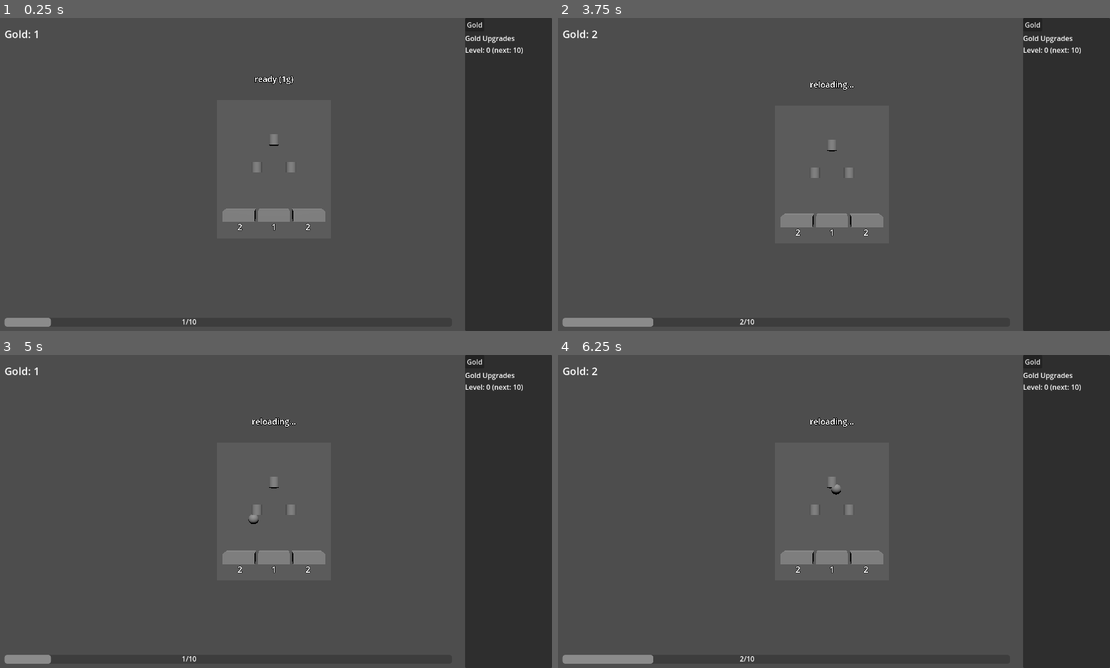
Above: before the commit, frames 1-4 (two rows, left to right).
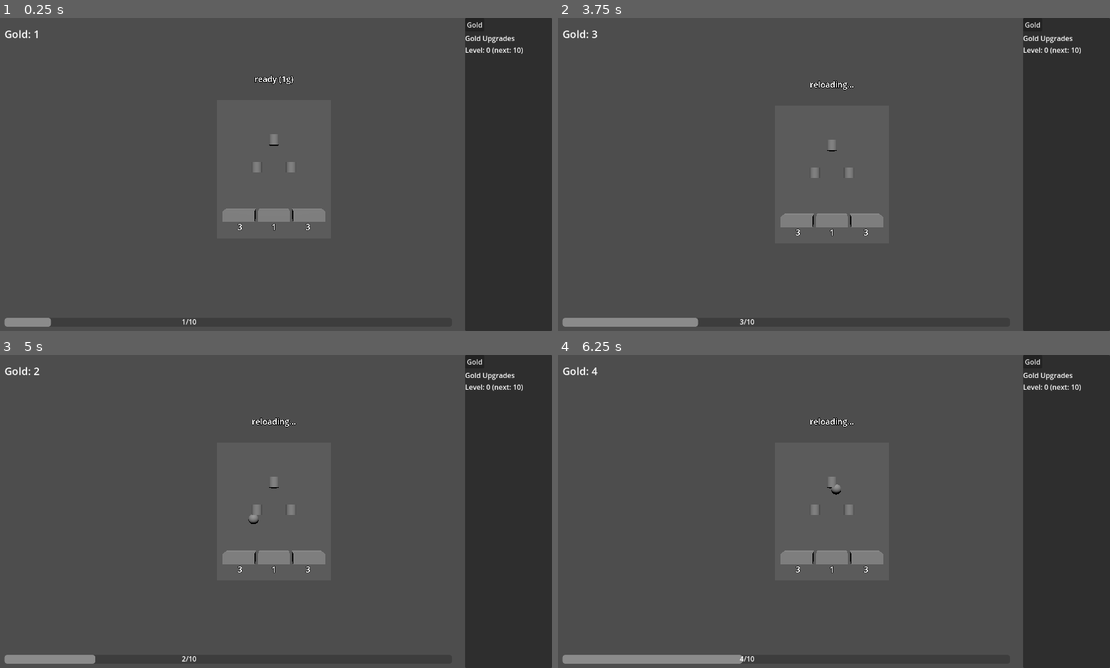
Above: after the commit, the same moments.

Repository: kjbrown-sandbox/pleenko
Game: Godot game, scene res://scenes/main.tscn
Two runs of this game, one before a commit and one after it. Both use one fixed random seed, a clock stepped at 60 frames per second and the inputs below.
Inputs (mouse positions are in pixels of both pictures, inside the frame that each line leads up to):
- Up to frame 1 (0.25 s): no input
- Up to frame 2 (3.75 s): click "Gold" at 0.5 s; click "Gold" at 1.25 s; click "Gold" at 2 s; tap Enter at 2.75 s; move the mouse to (955, 158) at 2.77 s; hold Space (drop_coin) 2.78-3.53 s; click (955, 158) at 2.92 s; move the mouse to (718, 190) at 3.52 s; tap Space (drop_coin) at 3.6 s; click (718, 190) at 3.67 s
- Up to frame 3 (5 s): tap Space (drop_coin) at 4.25 s; move the mouse to (331, 442) at 4.27 s; hold Space (drop_coin) from 4.28 s (still down); click (331, 442) at 4.42 s
- Up to frame 4 (6.25 s): move the mouse to (806, 574) at 5.02 s; release Space (drop_coin) at 5.03 s; tap Space (drop_coin) at 5.1 s; click (806, 574) at 5.17 s; tap Enter at 5.75 s; move the mouse to (999, 558) at 5.77 s; hold Space (drop_coin) from 5.78 s (still down); click (999, 558) at 5.92 s

The runs differ from the first frame. In frame 1, less than 0.1% of the frame differs, in the area x 43-57%, y 65-68%; in frame 2, 0.3%; in frame 3, 0.3%; in frame 4, 0.5%, in the area x 6-57%, y 4-99%.

Commit message:
Change upgrades for bucket values

Diff:
--- a/scripts/plinko_board.gd
+++ b/scripts/plinko_board.gd
@@ -234,8 +234,11 @@
 
 
 func _bucket_value(index: int) -> int:
+	# Base value using distance from center: distance * 2 + 1
+	# e.g. 7 buckets → 7 5 3 1 3 5 7
 	var center := num_rows / 2.0
-	return int(absf(index - center)) + 1
+	var distance := int(absf(index - center))
+	return distance * 2 + 1
 
 
 func _bucket_type(index: int) -> BucketType:
@@ -257,11 +260,15 @@
 
 
 func _display_value(index: int) -> int:
-	# value_bonus applies to gold-type buckets on gold board, and all buckets on orange board
+	# value_bonus increases the delta between buckets:
+	# distance * (2 + value_bonus) + 1
+	# e.g. bonus=1, 7 buckets → 10 7 4 1 4 7 10
+	var center := num_rows / 2.0
+	var distance := int(absf(index - center))
 	if board_type == BoardType.GOLD and _bucket_type(index) == BucketType.GOLD:
-		return _bucket_value(index) + value_bonus
+		return distance * (2 + value_bonus) + 1
 	if board_type == BoardType.ORANGE:
-		return _bucket_value(index) + value_bonus
+		return distance * (2 + value_bonus) + 1
 	return _bucket_value(index)
 
 
